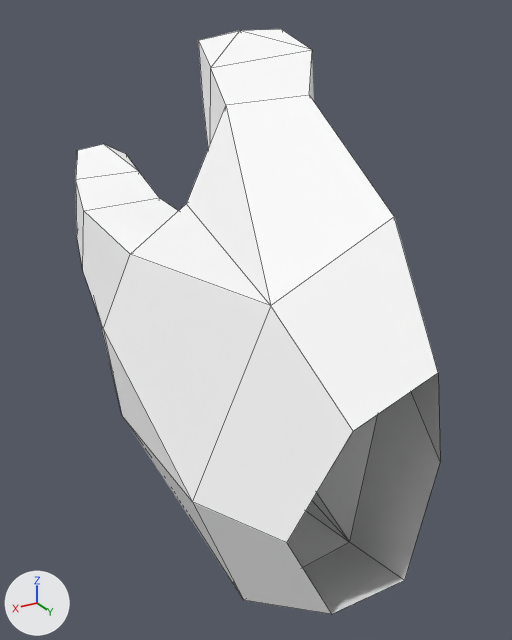
A saved change to the FBX model WarTraveler_VR/Assets/WarTraveler/Carlos/Models/Left_Hand.fbx.
The view is the same before and after, from a 50 mm camera at (0.115, 0.224, 0.099) aimed at (-0.012, 0.012, -0.007). Arrows for +X, +Y and +Z are at lower left; the lights stay in place. Mesh edges are drawn as thin lines. Where no turn or scale is listed for an object, it has been applied to the vertices.

In view in the first picture: 'LeftHand'.
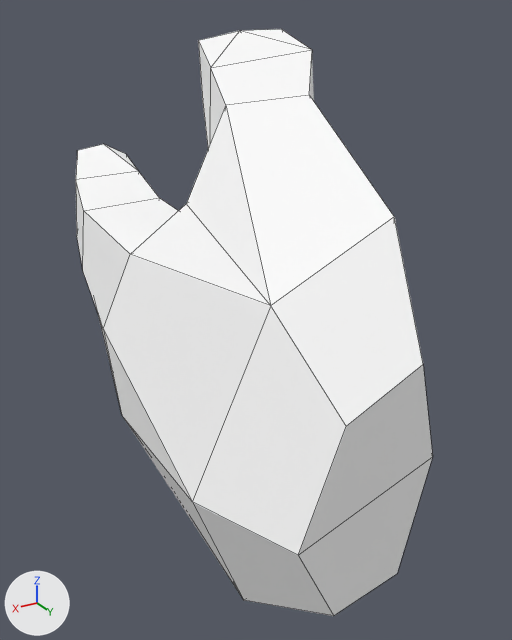
The newer file is also turned or shifted as a whole; pictures and numbers use the older file's frame.

Location of each change, (x1, y1, x2, y2) in pixels of the pictures (512 x 640 px):
'LeftHand', reshaped
    before: (76, 29, 440, 614)
    after: (76, 29, 433, 616)
part 1 of me_mesh, built on
    before: (192, 217, 440, 614)
    after: (192, 217, 433, 616)

The change, as a list of edits to the scene's bpy script:
```text
Change me_mesh:
    where me_mesh.from_pydata(...)  # 74 vertices, 83 faces; spans x -0.048..0.048, y -0.231..0.002, z -0.094..0.094
    used by ob_lefthand; location = (0.0, 0.1153, 0.0)
    verts and faces of me_mesh; kept vertices keep their numbers, new ones are numbered from 74
    before: 0 (0.036, -0.008, -0.021) at pixel (286, 542), 1 (0.024, 0.0, 0.011) at pixel (353, 431), 2 (0.001, 0.002, 0.021) at pixel (438, 372), 3 (-0.006, 0.0, -0.008) at pixel (440, 461), 4 (0.024, -0.003, -0.047) at pixel (331, 614)
    before: 5 (0.003, 0.0, -0.043) at pixel (404, 580)
    me_mesh part 1
    add for i in [1, 3, 5]: verts[i] += (0.0, -0.003, 0.0)
    add verts[0] = (0.036, -0.003, -0.021)  # moved, pixel (298, 555)
    add verts[2] = (0.001, -0.003, 0.021)  # moved, pixel (423, 364)
    add verts[4] = (0.024, -0.003, -0.047)  # moved, pixel (333, 615)
    add faces += [(0, 3, 2, 1), (0, 4, 5, 3)]
```
